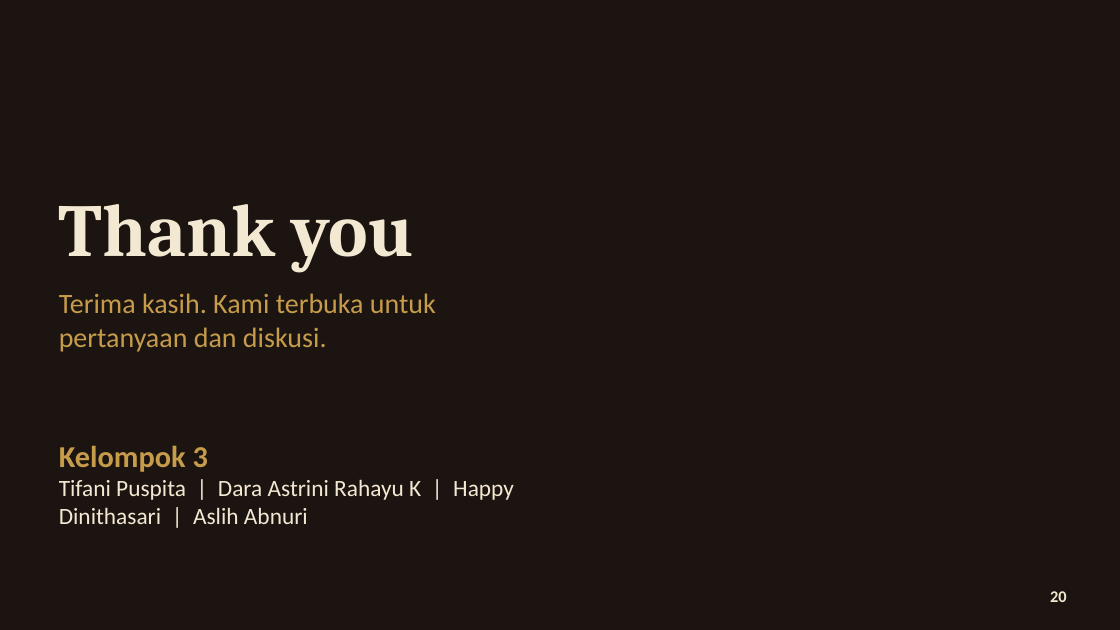
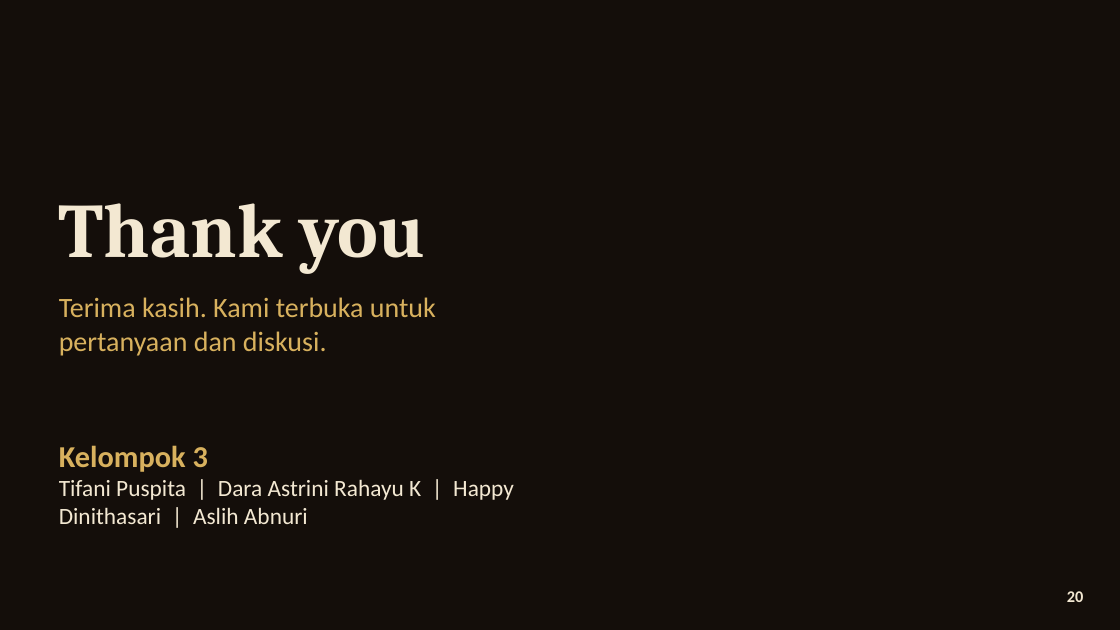
Before and after one commit to aslihabnuri/Dom-Manipulation, a slide deck: slide 20 of strategic-management/airasia-case/SMJKT_Group 3_Aslih_Case AirAsia.pptx. Drawn at 1120x630 pixels with LibreOffice and Linux fonts; fonts in the diff are those of the drawing; background and template pictures are left out. Boxes give left, top, right and bottom in pixels: in the first picture for what was removed or moved away, otherwise in the second. Text is boxed around its words. In the diff, an @@ line names an element or a change of style, - is before the commit and + after.

```diff
--- a/strategic-management/airasia-case/SMJKT_Group 3_Aslih_Case AirAsia.pptx
+++ b/strategic-management/airasia-case/SMJKT_Group 3_Aslih_Case AirAsia.pptx
@@ rectangle removed at <box>0,0,571,630</box> @@
@@ text "Thank you" at <box>59,203,425,274</box>: size 64 to 66 pt @@
@@ text "Terima kasih. Kami terbuka untuk ..." at <box>59,297,436,356</box>: text colour #C69C4A to #D8B15E @@
@@ text at <box>59,445,208,472</box>: text colour #C69C4A to #D8B15E in "Kelompok 3" @@
@@ text "20" at <box>1067,591,1084,602</box>: alignment centre to right @@
@@ ellipse removed at <box>1038,576,1080,618</box> @@
```
Also in this commit, not shown: 19 other slides changed, 11 other files.
